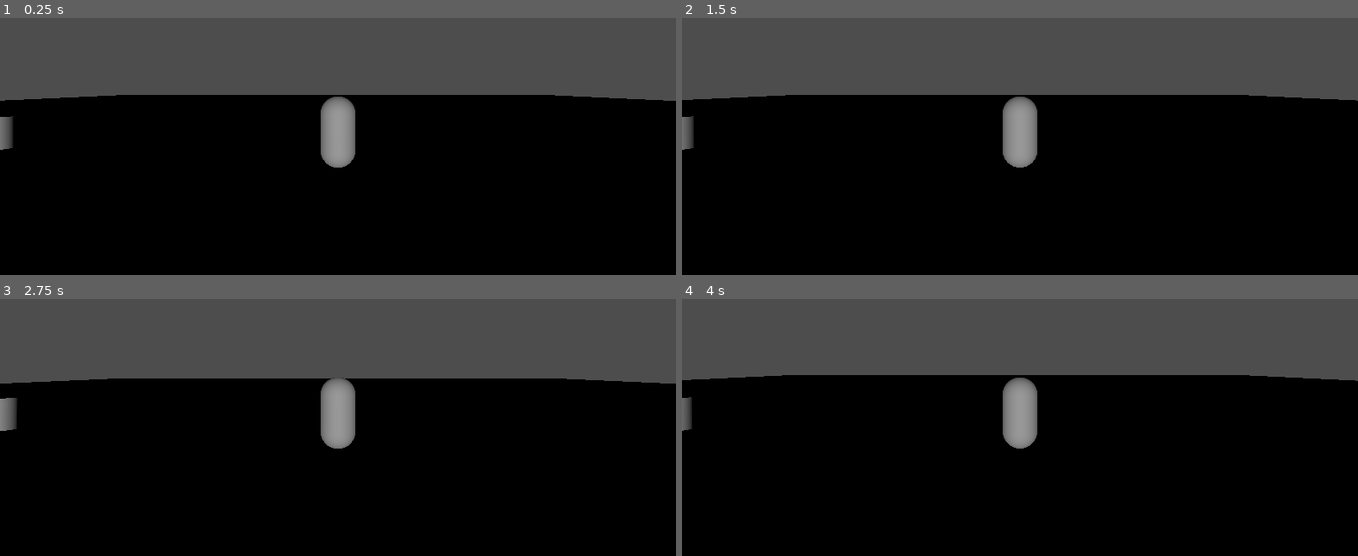
Above: before the commit, frames 1-4 (two rows, left to right).
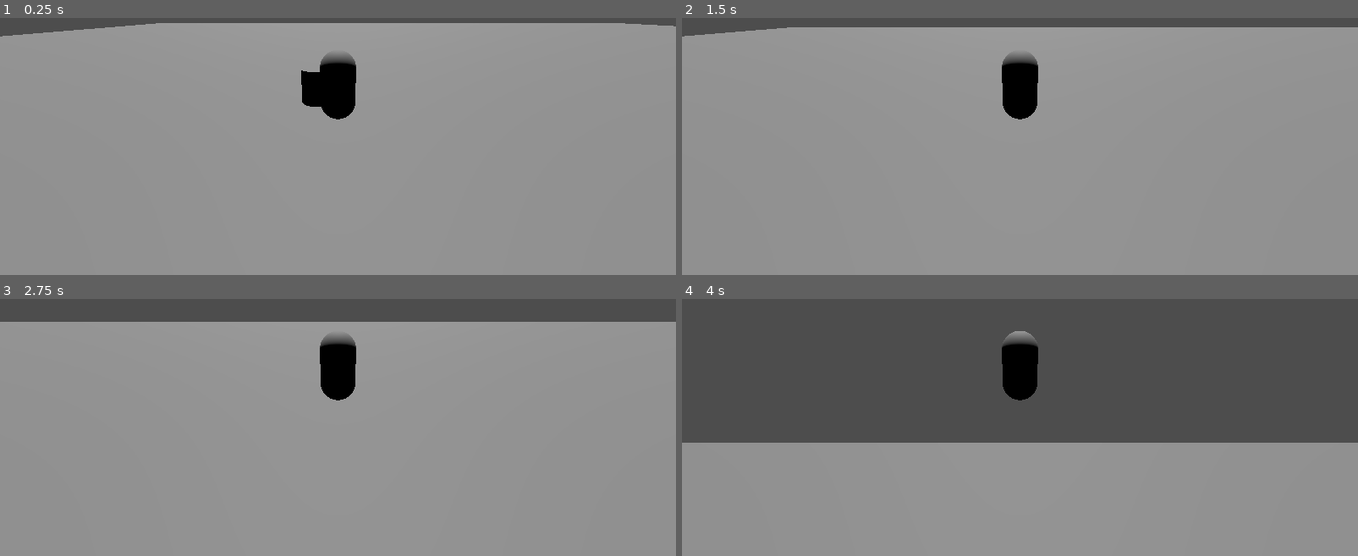
Above: after the commit, the same moments.

Repository: matus-situs/VeryBadGame
Game: Godot game, scene res://Scenes/testing_grounds.tscn
Two runs of this game, one before a commit and one after it. Both use one fixed random seed, a clock stepped at 60 frames per second and the inputs below.
Inputs (mouse positions are in pixels of both pictures, inside the frame that each line leads up to):
- Up to frame 1 (0.25 s): no input
- Up to frame 2 (1.5 s): tap Enter at 0.5 s; move the mouse to (1053, 84) at 0.52 s; hold W (move_forward) from 0.53 s (still down); tap Space (jump) at 0.6, 0.77, 1.07, 1.35 s; move the mouse to (986, 87) at 1.27 s
- Up to frame 3 (2.75 s): keep holding W (move_forward); tap Space (jump) at 1.52, 1.82, 2.1 s; move the mouse to (351, 360) at 2.02 s
- Up to frame 4 (4 s): keep holding W (move_forward); tap Space (jump) at 2.75, 2.85, 3.02, 3.32, 3.6, 3.77 s; move the mouse to (1013, 373) at 2.77 s; move the mouse to (1067, 370) at 3.52 s

The runs differ from the first frame. In frame 1, 96% of the frame differs, in the area x 0-100%, y 1-100%; in frame 2, 95%; in frame 3, 90%; in frame 4, 70%.

Commit message:
Dovrsen movement

Diff:
--- a/Scenes/player.tscn
+++ b/Scenes/player.tscn
@@ -1,16 +1,22 @@
-[gd_scene load_steps=5 format=3 uid="uid://brfsm2tb3f4ej"]
+[gd_scene load_steps=6 format=3 uid="uid://brfsm2tb3f4ej"]
 
 [ext_resource type="Script" path="res://Scripts/Player/movement.gd" id="1_yms6j"]
-[ext_resource type="Script" path="res://Scripts/Player/spring_arm.gd" id="2_eesly"]
 
 [sub_resource type="CapsuleShape3D" id="CapsuleShape3D_34enu"]
 
 [sub_resource type="CapsuleMesh" id="CapsuleMesh_ptrm8"]
 
+[sub_resource type="StandardMaterial3D" id="StandardMaterial3D_lg84f"]
+albedo_color = Color(0, 0, 0, 1)
+
+[sub_resource type="BoxMesh" id="BoxMesh_w8sny"]
+material = SubResource("StandardMaterial3D_lg84f")
+
 [node name="Player" type="CharacterBody3D" groups=["Player"]]
 
 [node name="Movement" type="Node" parent="."]
 script = ExtResource("1_yms6j")
+JUMP_VELOCITY = 25.0
 
 [node name="CollisionShape3D" type="CollisionShape3D" parent="."]
 shape = SubResource("CapsuleShape3D_34enu")
@@ -21,8 +27,12 @@
 
 [node name="SpringArm3D" type="SpringArm3D" parent="."]
 unique_name_in_owner = true
+transform = Transform3D(1, 0, 0, 0, 0.954979, 0.296675, 0, -0.296675, 0.954979, 0, 0, 0)
 spring_length = 7.0
 margin = 0.2
-script = ExtResource("2_eesly")
 
 [node name="Camera3D" type="Camera3D" parent="SpringArm3D"]
+
+[node name="MeshInstance3D2" type="MeshInstance3D" parent="."]
+transform = Transform3D(0.426748, 0, 0, 0, 0.261981, 0, 0, 0, 0.907855, 0, 0.519362, -0.29137)
+mesh = SubResource("BoxMesh_w8sny")
--- a/Scenes/testing_grounds.tscn
+++ b/Scenes/testing_grounds.tscn
@@ -8,16 +8,14 @@
 [node name="TestingGrounds" type="Node3D"]
 
 [node name="Player" parent="." instance=ExtResource("1_uqtnm")]
-transform = Transform3D(1, 0, 0, 0, 1, 0, 0, 0, 1, 0.579087, 2.31222, -0.163145)
-axis_lock_linear_x = true
-axis_lock_linear_z = true
+transform = Transform3D(1, 0, 0, 0, 1, 0, 0, 0, 1, -11.1603, 2.5545, -0.950752)
 
 [node name="Ground" parent="." instance=ExtResource("2_4no3t")]
 transform = Transform3D(50, 0, 0, 0, 50, 0, 0, 0, 50, 0, 0, 0)
 
-[node name="DirectionalLight3D" type="DirectionalLight3D" parent="."]
-transform = Transform3D(1, 0, 0, 0, 1, 0, 0, 0, 1, 0, 143.836, 0)
-
 [node name="MeshInstance3D" type="MeshInstance3D" parent="."]
 transform = Transform3D(1, 0, 0, 0, 1, 0, 0, 0, 1, -11.8894, 0.165993, -2.29084)
 mesh = SubResource("CylinderMesh_1lckk")
+
+[node name="DirectionalLight3D" type="DirectionalLight3D" parent="."]
+transform = Transform3D(1, 0, 0, 0, -0.445198, 0.895432, 0, -0.895432, -0.445198, 0, 4.05154, 0)
--- a/Scripts/Global/GameData.gd
+++ b/Scripts/Global/GameData.gd
@@ -3,4 +3,5 @@
 class_name GlobalData
 
 var gravity = 50
+var fall_gravity = 100
 var mouse_sensitivity  = 0.05
--- a/Scripts/Player/movement.gd
+++ b/Scripts/Player/movement.gd
@@ -4,28 +4,39 @@
 
 @onready var player: CharacterBody3D = get_tree().get_first_node_in_group("Player")
 @onready var _spring_arm: SpringArm3D = %SpringArm3D
-@onready var fall_acceleration = GameData.gravity
+@onready var gravity = GameData.gravity
+@onready var fall_gravity = GameData.fall_gravity
 
 @export var speed = 14
 
+@export var JUMP_VELOCITY = 4.5
 var target_velocity = Vector3.ZERO
 
 func _physics_process(delta):
-	var move_direction = Vector3.ZERO
+	if not player.is_on_floor():
+		target_velocity.y -= get_gravity(player.velocity) * delta
+
+	if Input.is_action_just_released("jump") and target_velocity.y > 0:
+		target_velocity.y = JUMP_VELOCITY / 4
+
+	if Input.is_action_just_pressed("jump") and player.is_on_floor():
+		target_velocity.y = JUMP_VELOCITY
+
+	var move_direction := Vector3.ZERO
 	move_direction.x = Input.get_action_strength("move_right") - Input.get_action_strength("move_left")
 	move_direction.z = Input.get_action_strength("move_backward") - Input.get_action_strength("move_forward")
 	move_direction = move_direction.rotated(Vector3.UP, _spring_arm.rotation.y).normalized()
 
-
 	if move_direction != Vector3.ZERO:
 		move_direction = move_direction.normalized()
 
-	# Ground Velocity
 	target_velocity.x = move_direction.x * speed
 	target_velocity.z = move_direction.z * speed
 
-	if not player.is_on_floor():
-		target_velocity.y = target_velocity.y - (fall_acceleration * delta)
-
 	player.velocity = target_velocity
 	player.move_and_slide()
+
+func get_gravity(velocity:Vector3) -> float:
+	if velocity.y > 0:
+		return gravity
+	return fall_gravity
--- /dev/null
+++ b/player.gd
@@ -0,0 +1,29 @@
+extends CharacterBody3D
+
+
+const SPEED = 5.0
+const JUMP_VELOCITY = 4.5
+
+
+func _physics_process(delta: float) -> void:
+	# Add the gravity.
+	if not is_on_floor():
+		velocity += get_gravity() * delta
+
+	# Handle jump.
+	if Input.is_action_just_pressed("jump") and is_on_floor():
+		velocity.y = JUMP_VELOCITY
+
+	# Get the input direction and handle the movement/deceleration.
+	# As good practice, you should replace UI actions with custom gameplay actions.
+	var input_dir := Input.get_vector("move_left", "move_right", "move_forward", "move_backward")
+	var direction := (transform.basis * Vector3(input_dir.x, 0, input_dir.y)).normalized()
+	if direction:
+		velocity.x = direction.x * SPEED
+		velocity.z = direction.z * SPEED
+	else:
+		velocity.x = move_toward(velocity.x, 0, SPEED)
+		velocity.z = move_toward(velocity.z, 0, SPEED)
+
+	print(velocity)
+	move_and_slide()
